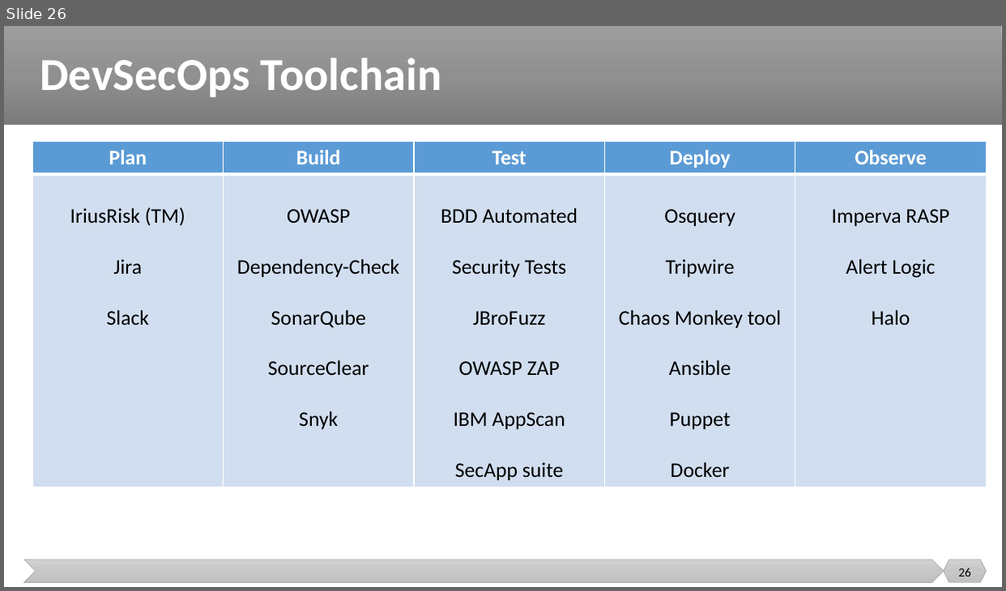
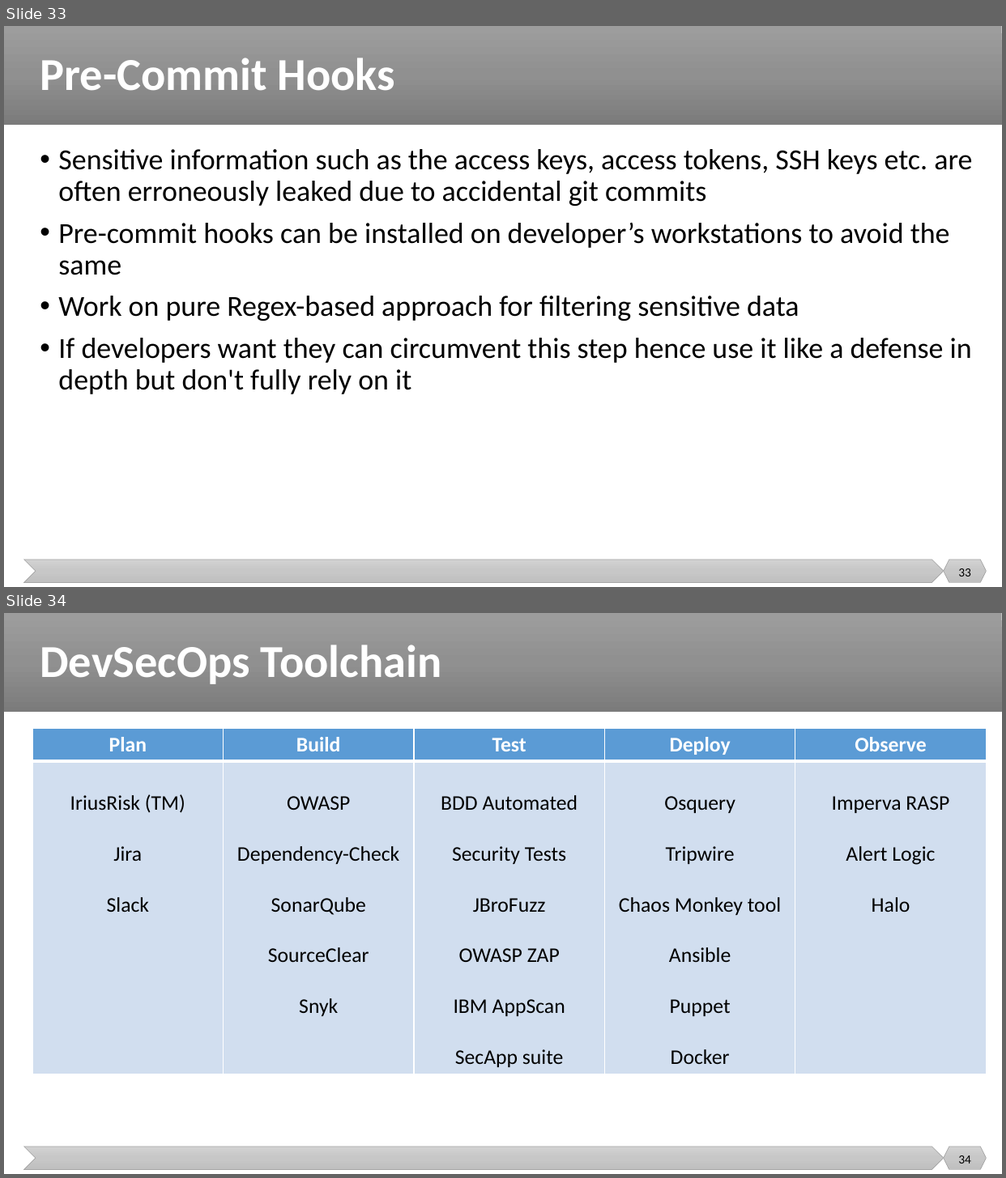
Before and after one commit to malenezi/malenezi, a slide deck: SE489/Lectures/9-DevSecOps/DevSecOps.pptx. Shown one above the other, each under a label of ours: slide 26 before the commit, slides 33 and 34 after it. The pictures are 1006x591 and 1006x1178 pixels, drawn with LibreOffice and Linux fonts; fonts in the diff are those of the drawing. Boxes give left, top, right and bottom in pixels: in the first picture for what was removed or moved away, otherwise in the second. Text is boxed around its words. In the diff, an @@ line names an element or a change of style, - is before the commit and + after.

```diff
--- a/SE489/Lectures/9-DevSecOps/DevSecOps.pptx
+++ b/SE489/Lectures/9-DevSecOps/DevSecOps.pptx
@@ slide 33 added at bbox=[4, 26, 1002, 587], background #FFFFFF; not listed: 3 template elements that a slide beside it also shows @@
@@ title added at bbox=[40, 58, 395, 90], 44 pt, text #FFFFFF, bold @@
+Pre-Commit Hooks
@@ text added at bbox=[58, 149, 972, 395], 28 pt, text #000000 @@
+• Sensitive information such as the access keys, access tokens, SSH keys etc. are often erroneously leaked due to accidental git commits
+• Pre-commit hooks can be installed on developer’s workstations to avoid the same
+• Work on pure Regex-based approach for filtering sensitive data
+• If developers want they can circumvent this step hence use it like a defense in depth but don't fully rely on it
@@ page number added at bbox=[958, 569, 971, 577], 12 pt, text #000000 @@
+33
@@ what was slide 26 is now slide 34 @@
@@ page number at bbox=[958, 1156, 971, 1164]: text changed @@
-26
+34
```
Also in this commit, not shown: 1 slide changed, 21 other slides added, 1 slide removed.
